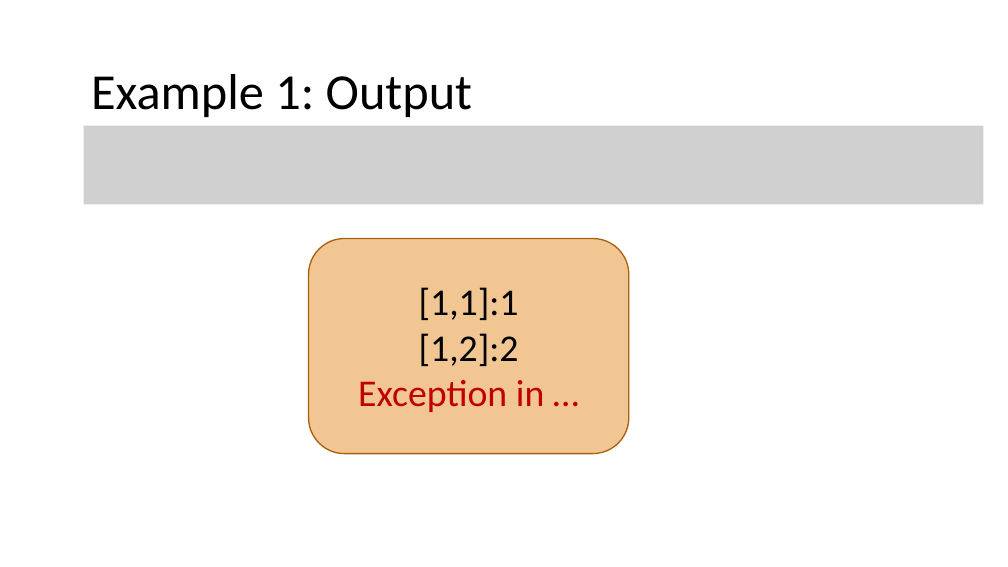
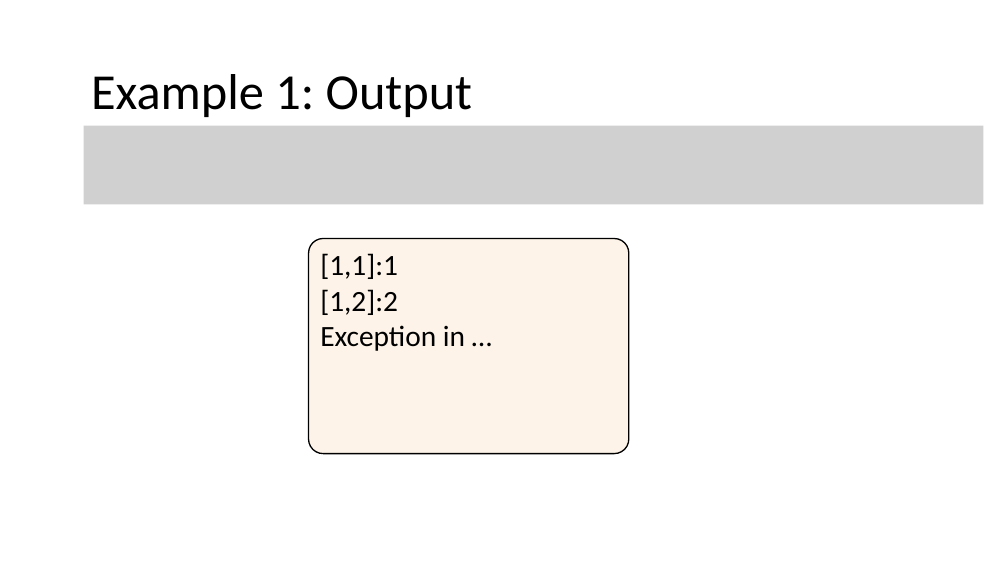
Before and after one commit to nivshani/compilation, a slide deck: slide 96 of new_slides/lexical_analysis.pptx. Drawn at 1008x567 pixels with LibreOffice and Linux fonts; fonts in the diff are those of the drawing; grey boxes stand for pictures. Boxes give left, top, right and bottom in pixels: in the first picture for what was removed or moved away, otherwise in the second. Text is boxed around its words. In the diff, an @@ line names an element or a change of style, - is before the commit and + after.

```diff
--- a/new_slides/lexical_analysis.pptx
+++ b/new_slides/lexical_analysis.pptx
@@ rounded rectangle "[1,1]:1" at (309,238,629,454): size 36 to 28 pt; text colour #C00000 to #000000 in "Exception in …"; alignment centre to left; vertical alignment middle to top; fill #E48312 at 46% opacity to #FBE6CE at 46% opacity; outline #A9610D 1.25 pt to #000000 1.25 pt; proportions changed @@
```
Also in this commit, not shown: 15 other slides changed, 1 other file.
